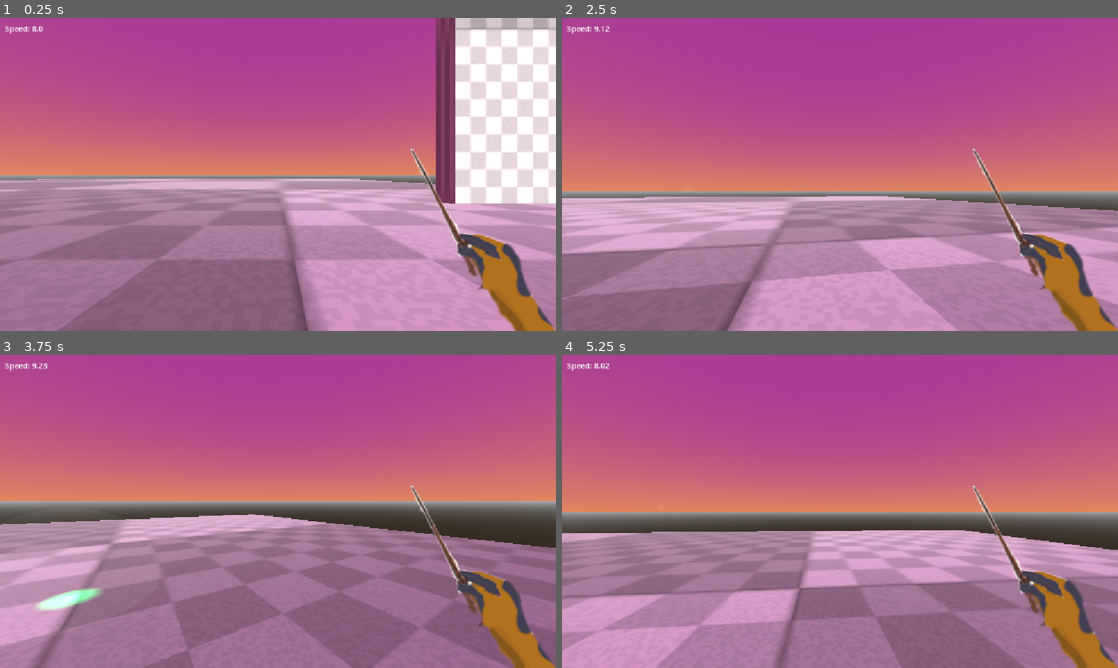
Above: before the commit, frames 1-4 (two rows, left to right).
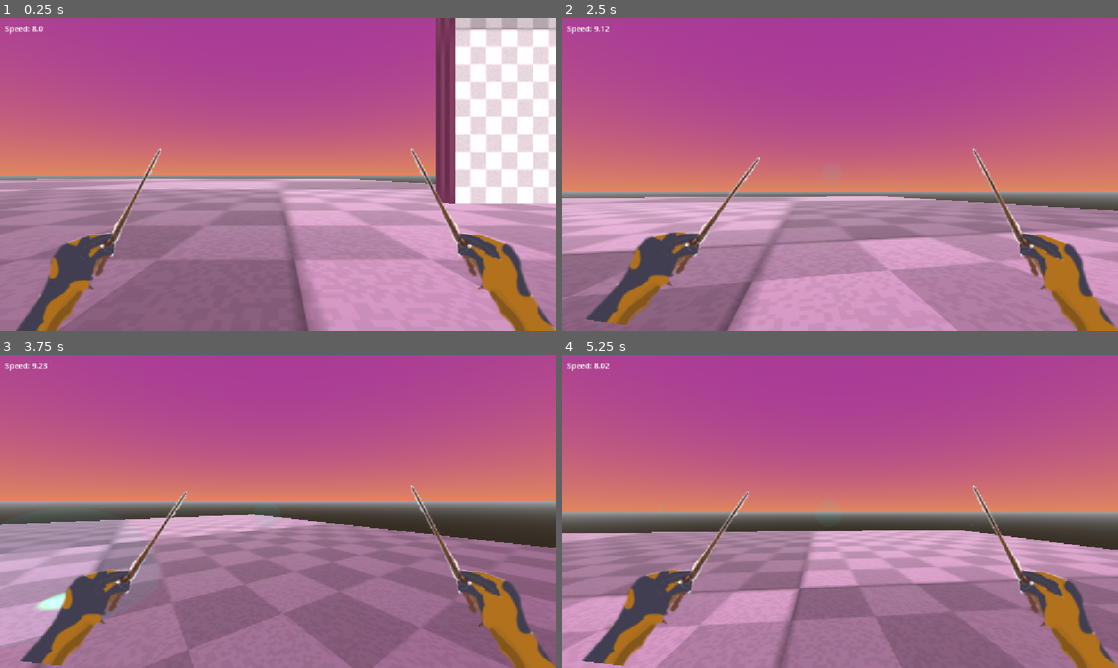
Above: after the commit, the same moments.

Repository: Emerald6468/SeniorGame
Game: Godot game, scene res://Scenes/Testing/ZanderTests/BasicMovementTest.tscn
Same seed, same stepped clock (60 frames per second), same inputs: the game is played once before the commit and once after it.
Inputs (mouse positions are in pixels of both pictures, inside the frame that each line leads up to):
- Up to frame 1 (0.25 s): no input
- Up to frame 2 (2.5 s): tap Enter at 0.5 s; move the mouse to (867, 174) at 0.52 s; hold W (Forward) from 0.53 s (still down); right-click (867, 174) at 0.6 s; tap Space (Jump) at 0.77, 1.52 s; click (867, 174) at 0.8 s; move the mouse to (812, 174) at 1.27 s; click (812, 174) at 1.35 s; right-click (812, 174) at 1.55 s; move the mouse to (851, 168) at 2.02 s; right-click (851, 168) at 2.1 s; click (851, 168) at 2.3 s
- Up to frame 3 (3.75 s): keep holding W (Forward); move the mouse to (272, 517) at 2.77 s; tap Shift (Slide) at 2.85 s; tap Space (Jump) at 3.02 s; right-click (272, 517) at 3.05 s; move the mouse to (316, 514) at 3.52 s; click (316, 514) at 3.6 s
- Up to frame 4 (5.25 s): keep holding W (Forward); tap Space (Jump) at 3.77, 4.52 s; move the mouse to (795, 508) at 4.27 s; right-click (795, 508) at 4.35 s; move the mouse to (845, 511) at 5.02 s; click (845, 511) at 5.1 s

The runs differ from the first frame. In frame 1, 2.9% of the frame differs, in the area x 2-29%, y 41-100%; in frame 2, 3.0%; in frame 3, 3.0%; in frame 4, 3.0%, in the area x 3-34%, y 43-100%.

Commit message:
lefthand_inprog

Diff:
--- /dev/null
+++ b/senior-project/Assets/Materials/GreenOrb.tres
@@ -0,0 +1,5 @@
+[gd_resource type="StandardMaterial3D" format=3 uid="uid://cw7bcghcy0sgq"]
+
+[resource]
+transparency = 1
+albedo_color = Color(0, 3.7327867, 1.0117854, 0.055)
--- /dev/null
+++ b/senior-project/Assets/Materials/RedOrb.tres
@@ -0,0 +1,5 @@
+[gd_resource type="StandardMaterial3D" format=3 uid="uid://cev8xw6mbfnqq"]
+
+[resource]
+transparency = 1
+albedo_color = Color(5.6247225, 0, 0, 0.05490196)
--- a/senior-project/Scenes/Prefabs/basic_spell.tscn
+++ b/senior-project/Scenes/Prefabs/basic_spell.tscn
@@ -2,16 +2,13 @@
 
 [ext_resource type="Script" uid="uid://bccqukyxrgjid" path="res://Scripts/basic_spell.gd" id="1_6vach"]
 [ext_resource type="AudioStream" uid="uid://c4ijkiw6pvc8g" path="res://Assets/Audio/SFX/cast.wav" id="2_nqgcp"]
+[ext_resource type="Material" uid="uid://cw7bcghcy0sgq" path="res://Assets/Materials/GreenOrb.tres" id="2_ubdu3"]
 [ext_resource type="AudioStream" uid="uid://jttcnvc3qju5" path="res://Assets/Audio/SFX/pop.wav" id="3_ubdu3"]
 
 [sub_resource type="SphereShape3D" id="SphereShape3D_bhunq"]
 
-[sub_resource type="StandardMaterial3D" id="StandardMaterial3D_riqys"]
-transparency = 1
-albedo_color = Color(1.4780655, 7.150652, 1.1520548, 0.05490196)
-
-[sub_resource type="SphereMesh" id="SphereMesh_bhunq"]
-material = SubResource("StandardMaterial3D_riqys")
+[sub_resource type="SphereMesh" id="SphereMesh_6ls40"]
+material = ExtResource("2_ubdu3")
 
 [sub_resource type="SphereShape3D" id="SphereShape3D_riqys"]
 
@@ -20,7 +17,7 @@
 tracks/0/type = "value"
 tracks/0/imported = false
 tracks/0/enabled = true
-tracks/0/path = NodePath("MeshInstance3D:scale")
+tracks/0/path = NodePath("Mesh:scale")
 tracks/0/interp = 1
 tracks/0/loop_wrap = true
 tracks/0/keys = {
@@ -36,7 +33,7 @@
 tracks/0/type = "value"
 tracks/0/imported = false
 tracks/0/enabled = true
-tracks/0/path = NodePath("MeshInstance3D:scale")
+tracks/0/path = NodePath("Mesh:scale")
 tracks/0/interp = 1
 tracks/0/loop_wrap = true
 tracks/0/keys = {
@@ -68,8 +65,8 @@
 light_indirect_energy = 2.0
 omni_range = 1.0
 
-[node name="MeshInstance3D" type="MeshInstance3D" parent="." unique_id=726153033]
-mesh = SubResource("SphereMesh_bhunq")
+[node name="Mesh" type="MeshInstance3D" parent="." unique_id=726153033]
+mesh = SubResource("SphereMesh_6ls40")
 
 [node name="Monitor" type="Area3D" parent="." unique_id=1290234502]
 transform = Transform3D(1.275, 0, 0, 0, 1.275, 0, 0, 0, 1.275, 0, 0, 0)
--- a/senior-project/Scenes/UI/UI.tscn
+++ b/senior-project/Scenes/UI/UI.tscn
@@ -2,6 +2,7 @@
 
 [ext_resource type="Script" uid="uid://b8xxhuy38u5te" path="res://Scripts/ui.gd" id="1_s86y4"]
 [ext_resource type="Texture2D" uid="uid://cg8qrfevh2beq" path="res://Assets/placehold_right_wand.png" id="2_636u5"]
+[ext_resource type="Texture2D" uid="uid://cntmbeomma8sm" path="res://Assets/placehold_left_wand.png" id="3_akgwn"]
 
 [sub_resource type="Animation" id="Animation_636u5"]
 resource_name = "Cast_Spell"
@@ -31,6 +32,33 @@
 "values": [Vector2(1006.00006, 463), Vector2(952.00006, 455), Vector2(1006.00006, 463)]
 }
 
+[sub_resource type="Animation" id="Animation_b83rk"]
+resource_name = "LCast_Spell"
+tracks/0/type = "value"
+tracks/0/imported = false
+tracks/0/enabled = true
+tracks/0/path = NodePath("CanvasLayer/PlaceholdLeftWand:rotation")
+tracks/0/interp = 1
+tracks/0/loop_wrap = true
+tracks/0/keys = {
+"times": PackedFloat32Array(0, 0.3, 0.54),
+"transitions": PackedFloat32Array(1, 1, 1),
+"update": 0,
+"values": [0.0, 0.27576202, 0.0]
+}
+tracks/1/type = "value"
+tracks/1/imported = false
+tracks/1/enabled = true
+tracks/1/path = NodePath("CanvasLayer/PlaceholdLeftWand:position")
+tracks/1/interp = 1
+tracks/1/loop_wrap = true
+tracks/1/keys = {
+"times": PackedFloat32Array(0, 0.17, 0.42),
+"transitions": PackedFloat32Array(1, 1, 1),
+"update": 0,
+"values": [Vector2(179.00006, 463), Vector2(229, 455), Vector2(179, 463)]
+}
+
 [sub_resource type="Animation" id="Animation_akgwn"]
 length = 0.001
 tracks/0/type = "value"
@@ -57,10 +85,35 @@
 "update": 0,
 "values": [Vector2(1006.00006, 463)]
 }
+tracks/2/type = "value"
+tracks/2/imported = false
+tracks/2/enabled = true
+tracks/2/path = NodePath("CanvasLayer/PlaceholdLeftWand:position")
+tracks/2/interp = 1
+tracks/2/loop_wrap = true
+tracks/2/keys = {
+"times": PackedFloat32Array(0),
+"transitions": PackedFloat32Array(1),
+"update": 0,
+"values": [Vector2(179.00006, 463)]
+}
+tracks/3/type = "value"
+tracks/3/imported = false
+tracks/3/enabled = true
+tracks/3/path = NodePath("CanvasLayer/PlaceholdLeftWand:rotation")
+tracks/3/interp = 1
+tracks/3/loop_wrap = true
+tracks/3/keys = {
+"times": PackedFloat32Array(0),
+"transitions": PackedFloat32Array(1),
+"update": 0,
+"values": [0.0]
+}
 
 [sub_resource type="AnimationLibrary" id="AnimationLibrary_b83rk"]
 _data = {
 &"Cast_Spell": SubResource("Animation_636u5"),
+&"LCast_Spell": SubResource("Animation_b83rk"),
 &"RESET": SubResource("Animation_akgwn")
 }
 
@@ -97,6 +150,11 @@
 scale = Vector2(2.484, 2.1174862)
 texture = ExtResource("2_636u5")
 
+[node name="PlaceholdLeftWand" type="Sprite2D" parent="CanvasLayer" unique_id=670262680]
+position = Vector2(179.00006, 463)
+scale = Vector2(2.484, 2.1174862)
+texture = ExtResource("3_akgwn")
+
 [node name="RightHand" type="AnimationPlayer" parent="." unique_id=1741079159]
 libraries/ = SubResource("AnimationLibrary_b83rk")
 
--- a/senior-project/Scripts/basic_spell.gd
+++ b/senior-project/Scripts/basic_spell.gd
@@ -9,6 +9,7 @@
 @onready var cast: AudioStreamPlayer = $Cast
 @onready var pop: AudioStreamPlayer = $Pop
 
+var color:String
 
 # Called when the node enters the scene tree for the first time.
 func _ready() -> void:
--- a/senior-project/Scripts/player.gd
+++ b/senior-project/Scripts/player.gd
@@ -207,8 +207,18 @@
 		get_parent().add_child(basic_spell)
 		basic_spell.global_position = right_spell_spawn.global_position
 		basic_spell.global_rotation = right_spell_spawn.global_rotation
-		#var vec3 = Vector3(0,0,-9)
-		#basic_spell.add_constant_central_force(vec3)
+
+	if Input.is_action_just_pressed("Fire_Left") and !get_node("UI").left_casting:
+		print("fire left")
+		get_node("UI").wand_animation("left","LCast_Spell")
+		var basic_spell = BASIC_SPELL.instantiate()
+		get_parent().add_child(basic_spell)
+		#var material = basic_spell.get_node("Mesh").get_surface_material(0)
+		#var new_color = Color("Red")
+		#basic_spell.get_node("Mesh").set_surface_material(0,new_color)
+		#basic_spell.get_node("Mesh").albedo_color.set_color(new_color)
+		basic_spell.global_position = left_spell_spawn.global_position
+		basic_spell.global_rotation = left_spell_spawn.global_rotation
 #endregion
 
 
--- a/senior-project/project.godot
+++ b/senior-project/project.godot
@@ -71,6 +71,11 @@
 "events": [Object(InputEventMouseButton,"resource_local_to_scene":false,"resource_name":"","device":-1,"window_id":0,"a …(258 unchanged characters)…
 ]
 }
+Fire_Left={
+"deadzone": 0.2,
+"events": [Object(InputEventMouseButton,"resource_local_to_scene":false,"resource_name":"","device":-1,"window_id":0,"alt_pressed":false,"shift_pressed":false,"ctrl_pressed":false,"meta_pressed":false,"button_mask":0,"position":Vector2(0, 0),"global_position":Vector2(0, 0),"factor":1.0,"button_index":1,"canceled":false,"pressed":false,"double_click":false,"script":null)
+]
+}
 
 [layer_names]
 
Binary file added: senior-project/Assets/placehold_left_wand.png
Not shown, added: senior-project/Assets/placehold_left_wand.png.import
